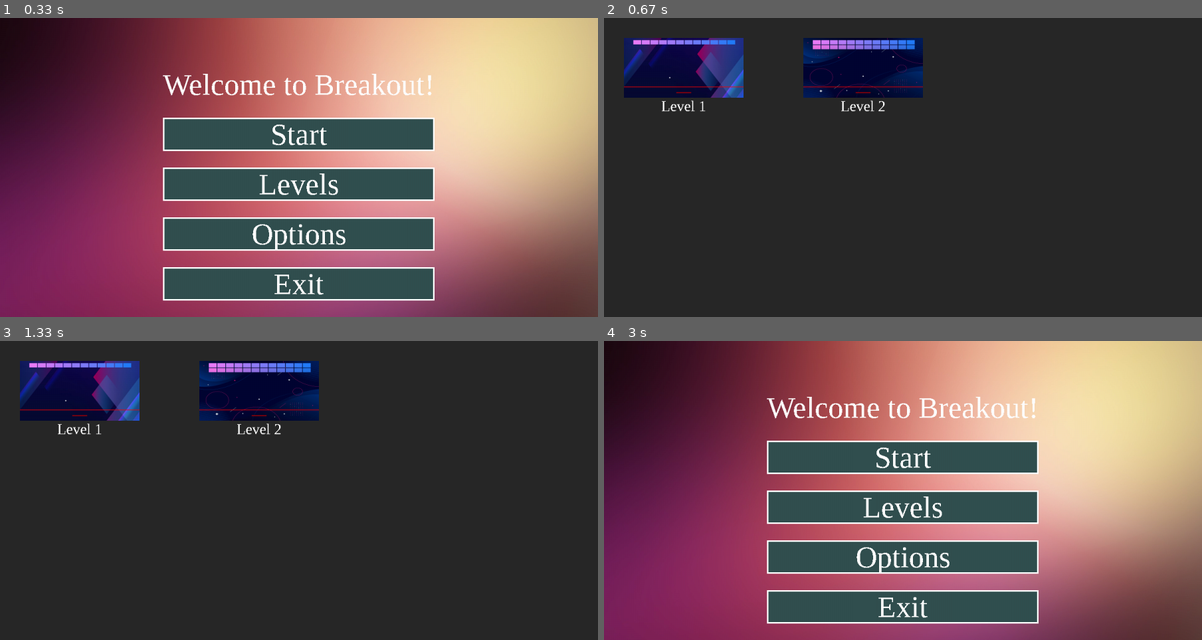
Above: before the commit, frames 1-4 (two rows, left to right).
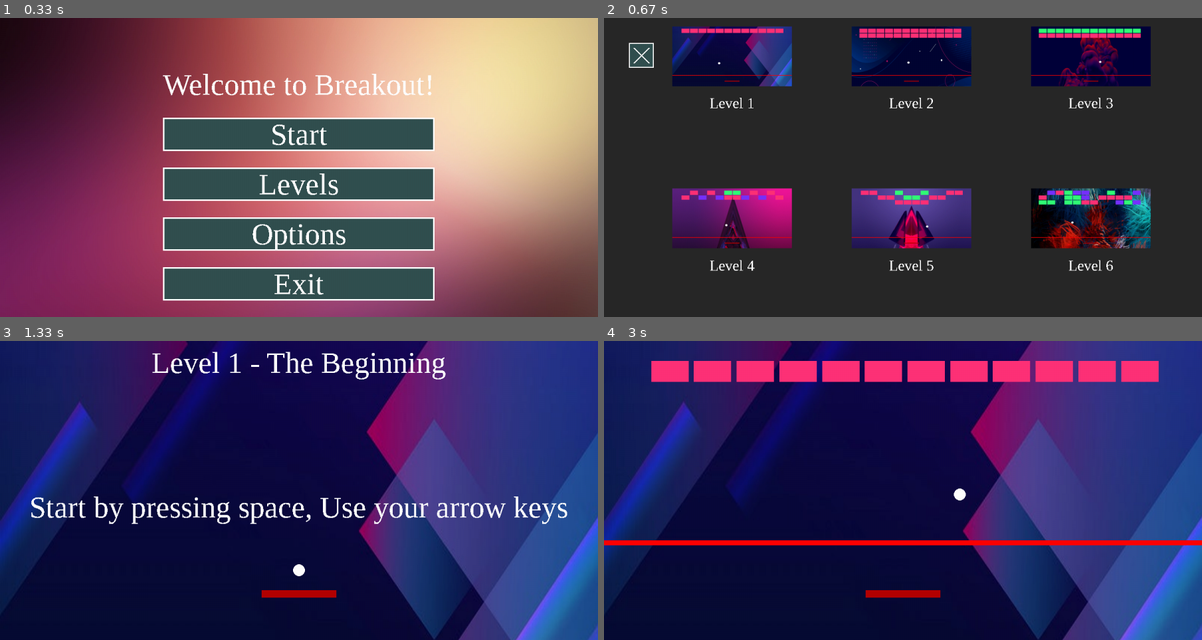
Above: after the commit, the same moments.

Repository: Kevin333221/INF-1400
Game: pygame game, started from Main.py
Same seed, same stepped clock (60 frames per second), same inputs: the game is played once before the commit and once after it.
Inputs (mouse positions are in pixels of both pictures, inside the frame that each line leads up to):
- Up to frame 1 (0.33 s): no input
- Up to frame 2 (0.67 s): press the mouse at (903, 182) at 0.37 s; move the mouse to (807, 209) at 0.47 s; release the mouse at (717, 236) at 0.6 s
- Up to frame 3 (1.33 s): press the mouse at (35, 376) at 0.7 s; move the mouse to (107, 379) at 0.8 s; release the mouse at (179, 382) at 0.93 s; click (299, 457) at 1.05 s, where only the run after the commit has a clickable "Start"
- Up to frame 4 (3 s): hold Esc 1.33-1.8 s; move the mouse to (819, 427) at 1.37 s; click "Resume" at 1.88 s; tap Space at 2.67 s

Frame 1 is identical in both runs. In frame 2, 27% of the frame differs, in the area x 3-92%, y 2-85%; in frame 3, 97%; in frame 4, 100%, in the area x 0-100%, y 0-100%.

Commit message:
Levels options

Diff:
--- a/Main.py
+++ b/Main.py
@@ -330,7 +330,9 @@
                 sys.exit()
             if event.type == pygame.KEYUP:
                 if event.key == pygame.K_ESCAPE:
+                    level_sounds.pause()
                     exit_menu()
+                    level_sounds.unpause()
 
         pygame.display.update()
 
@@ -480,8 +482,8 @@
             if mouse_pressed[0]:
                 click.play()
                 pygame.mouse.set_pos(screen_w/2, screen_h/4)
+                runs = False
                 options()
-                runs = False
         else:
             pygame.draw.rect(screen, (100, 100, 100), (screen_w/3 + 40, screen_h/4 + 40 + block_height,  screen_w/3 - 80, block_height - 20), 2)
 
@@ -498,7 +500,7 @@
         else:
             pygame.draw.rect(screen, (100, 100, 100), (screen_w/3 + 40, screen_h/4 + 40 + block_height*2,  screen_w/3 - 80, block_height - 20), 2)
 
-        # Back Block
+        # Back to main Block
         pygame.draw.rect(screen, (70,  70, 70),   (screen_w/3 + 40, screen_h/4 + 40 + block_height*3,  screen_w/3 - 80, block_height - 20))
         screen.blit(back_text, (screen_w/3 + 40 + (screen_w/3 - 80)/2 - back_text.get_width()/2, screen_h/4 + 40 + block_height/2 - 20 - back_text.get_height()/4 + block_height*3))
         if mouse_pos[0] > screen_w/3 + 40 and mouse_pos[0] < screen_w/3 + 40 + screen_w/3 - 80 and mouse_pos[1] > screen_h/4 + 40 + block_height*3 and mouse_pos[1] < screen_h/4 + 40 + block_height*4 - 20:
@@ -571,7 +573,7 @@
             screen.fill((40, 40, 40))
 
             # Left Collum
-            pygame.draw.rect(screen, (50, 80, 80),    (block_unit.x, block_unit.y, block_unit.w, block_unit.h*4))
+            pygame.draw.rect(screen, (50, 80, 80),(block_unit.x, block_unit.y, block_unit.w, block_unit.h*4))
 
             # Left Collum Cells
             # First Cell
@@ -586,21 +588,21 @@
                 pygame.draw.rect(screen, (60, 255, 255), (block_unit.x, block_unit.y + block_unit.h*1, block_unit.w, block_unit.h), 2)
             else:
                 pygame.draw.rect(screen, (255, 255, 255), (block_unit.x, block_unit.y + block_unit.h*1, block_unit.w, block_unit.h), 2)
-            screen.blit(powerups_text, (block_unit.x + block_unit.w/2 - powerups_text.get_width()/2, block_unit.y + (block_unit.h/2)*2 - powerups_text.get_height()/2))
+            screen.blit(powerups_text, (block_unit.x + block_unit.w/2 - powerups_text.get_width()/2, block_unit.y + block_unit.h*1.5 - powerups_text.get_height()/2))
 
             # Third Cell
             if mouse_pos[0] > block_unit.x and mouse_pos[0] < block_unit.x + block_unit.w and mouse_pos[1] > block_unit.y + block_unit.h*2 and mouse_pos[1] < block_unit.y + block_unit.h*3:
                 pygame.draw.rect(screen, (60, 255, 255), (block_unit.x, block_unit.y + block_unit.h*2, block_unit.w, block_unit.h), 2)
             else:
                 pygame.draw.rect(screen, (255, 255, 255), (block_unit.x, block_unit.y + block_unit.h*2, block_unit.w, block_unit.h), 2)
-            screen.blit(songs_text, (block_unit.x + block_unit.w/2 - songs_text.get_width()/2, block_unit.y + (block_unit.h/2)*3 - songs_text.get_height()/2))
+            screen.blit(songs_text, (block_unit.x + block_unit.w/2 - songs_text.get_width()/2, block_unit.y + block_unit.h*2.5 - songs_text.get_height()/2))
 
             # Fourth Cell
             if mouse_pos[0] > block_unit.x and mouse_pos[0] < block_unit.x + block_unit.w and mouse_pos[1] > block_unit.y + block_unit.h*3 and mouse_pos[1] < block_unit.y + block_unit.h*4:
                 pygame.draw.rect(screen, (60, 255, 255), (block_unit.x, block_unit.y + block_unit.h*3, block_unit.w, block_unit.h), 2)
             else:
                 pygame.draw.rect(screen, (255, 255, 255), (block_unit.x, block_unit.y + block_unit.h*3, block_unit.w, block_unit.h), 2)
-            screen.blit(credits_text, (block_unit.x + block_unit.w/2 - credits_text.get_width()/2, block_unit.y + (block_unit.h/2)*4 - songs_text.get_height()/2))
+            screen.blit(credits_text, (block_unit.x + block_unit.w/2 - credits_text.get_width()/2, block_unit.y + block_unit.h*3.5 - songs_text.get_height()/2))
 
             # Back Button
             if mouse_pos[0] > 50 and mouse_pos[0] < 100 and mouse_pos[1] > screen_h - 100 and mouse_pos[1] < screen_h - 50:
@@ -642,6 +644,7 @@
              if mouse_pressed[0]:
                 click.play()
                 options_init = False
+                pygame.mouse.set_pos(screen_w/2, screen_h/4)
                 pygame.display.update()
         else:
             pygame.draw.rect(screen, (50, 80, 80), (50, 50, 50, 50))
@@ -782,6 +785,7 @@
             if event.type == pygame.KEYUP:
                 if event.key == pygame.K_ESCAPE:
                     exit_menu()
+                    options_init = False
         pygame.display.update()
 
 # Displaying the different levels
@@ -791,26 +795,61 @@
     scale_w = screen_w/3 - 20 - 20
     levels_level1 = pygame.transform.smoothscale(pygame.image.load('Levels_BG/Levels_Level1.png'), (screen_w/5, screen_h/5))
     levels_level2 = pygame.transform.smoothscale(pygame.image.load('Levels_BG/Levels_Level2.png'), (screen_w/5, screen_h/5))
+    levels_level3 = pygame.transform.smoothscale(pygame.image.load('Levels_BG/Levels_Level3.png'), (screen_w/5, screen_h/5))
+    levels_level4 = pygame.transform.smoothscale(pygame.image.load('Levels_BG/Levels_Level4.png'), (screen_w/5, screen_h/5))
+    levels_level5 = pygame.transform.smoothscale(pygame.image.load('Levels_BG/Levels_Level5.png'), (screen_w/5, screen_h/5))
+    levels_level6 = pygame.transform.smoothscale(pygame.image.load('Levels_BG/Levels_Level6.png'), (screen_w/5, screen_h/5))
 
     levels_level1_text = my_font_30.render("Level 1", False, (255, 255, 255))
     levels_level2_text = my_font_30.render("Level 2", False, (255, 255, 255))
+    levels_level3_text = my_font_30.render("Level 3", False, (255, 255, 255))
+    levels_level4_text = my_font_30.render("Level 4", False, (255, 255, 255))
+    levels_level5_text = my_font_30.render("Level 5", False, (255, 255, 255))
+    levels_level6_text = my_font_30.render("Level 6", False, (255, 255, 255))
 
     levels_init = True
     while levels_init:
         mouse_pos = pygame.mouse.get_pos()
         mouse_pressed = pygame.mouse.get_pressed()
-
         screen.fill((40, 40, 40))
 
-        shift = 40
+        # Back Button
+        if mouse_pos[0] > 50 and mouse_pos[0] < 100 and mouse_pos[1] > 50 and mouse_pos[1] < 100:
+             pygame.draw.rect(screen, (255, 80, 80), (50, 50, 50, 50))
+             if mouse_pressed[0]:
+                click.play()
+                levels_init = False
+                pygame.display.update()
+        else:
+            pygame.draw.rect(screen, (50, 80, 80), (50, 50, 50, 50))
+        pygame.draw.rect(screen, (255, 255, 255), (50, 50, 50, 50) , 2)
+        pygame.draw.line(screen, (255, 255, 255), (60, 60), (90, 90), 3)
+        pygame.draw.line(screen, (255, 255, 255), (60, 90), (90, 60), 3)
+
+        spawn_shift = screen_w/10
+        space = screen_w/70
 
         # Level Images
-        screen.blit(levels_level1, (shift + scale_w*0, shift))
-        screen.blit(levels_level2, (shift + scale_w*1, shift))
+        # Row 1
+        screen.blit(levels_level1, (spawn_shift + space + scale_w*0, space))
+        screen.blit(levels_level2, (spawn_shift + space + scale_w*1, space))
+        screen.blit(levels_level3, (spawn_shift + space + scale_w*2, space))
+
+        # Row 2
+        screen.blit(levels_level4, (spawn_shift + space + scale_w*0, space*20))
+        screen.blit(levels_level5, (spawn_shift + space + scale_w*1, space*20))
+        screen.blit(levels_level6, (spawn_shift + space + scale_w*2, space*20))
 
         # Level Texts
-        screen.blit(levels_level1_text, (shift + scale_w*0 + levels_level1.get_width()/2 - levels_level1_text.get_width()/2, levels_level1.get_height() + shift))
-        screen.blit(levels_level2_text, (shift + scale_w*1 + levels_level2.get_width()/2 - levels_level2_text.get_width()/2, levels_level2.get_height() + shift))
+        # Row 1
+        screen.blit(levels_level1_text, (spawn_shift + space + scale_w*0 + levels_level1.get_width()/2 - levels_level1_text.get_width()/2, levels_level1.get_height() + space*2))
+        screen.blit(levels_level2_text, (spawn_shift + space + scale_w*1 + levels_level2.get_width()/2 - levels_level2_text.get_width()/2, levels_level2.get_height() + space*2))
+        screen.blit(levels_level3_text, (spawn_shift + space + scale_w*2 + levels_level3.get_width()/2 - levels_level3_text.get_width()/2, levels_level3.get_height() + space*2))
+
+        # Row 2
+        screen.blit(levels_level4_text, (spawn_shift + space + scale_w*0 + levels_level4.get_width()/2 - levels_level4_text.get_width()/2, levels_level4.get_height() + space*21))
+        screen.blit(levels_level5_text, (spawn_shift + space + scale_w*1 + levels_level5.get_width()/2 - levels_level5_text.get_width()/2, levels_level5.get_height() + space*21))
+        screen.blit(levels_level6_text, (spawn_shift + space + scale_w*2 + levels_level6.get_width()/2 - levels_level6_text.get_width()/2, levels_level6.get_height() + space*21))
 
         for event in pygame.event.get():
             if event.type == pygame.QUIT:
@@ -819,7 +858,6 @@
                 sys.exit()
             if event.type == pygame.KEYUP:
                 if event.key == pygame.K_ESCAPE:
-                    levels_init = False
                     exit_menu()
         pygame.display.update()
 
@@ -836,7 +874,7 @@
         if mouse_pressed[0]:
             main_song.stop()
             click.play()
-            next_level(6)
+            next_level(1)
     else:
         pygame.draw.rect(screen, (50, 80, 80), (screen_w/2 - main_title.get_width()/2, screen_h/3, main_title.get_width(), main_start.get_height()))
     screen.blit(main_start, (screen_w/2 - main_start.get_width()/2, screen_h/3))
Binary file changed: Levels_BG/Levels_Level1.png
Binary file changed: Levels_BG/Levels_Level2.png
Binary file added: Levels_BG/Levels_Level3.png
Binary file added: Levels_BG/Levels_Level4.png
Binary file added: Levels_BG/Levels_Level5.png
Binary file added: Levels_BG/Levels_Level6.png
